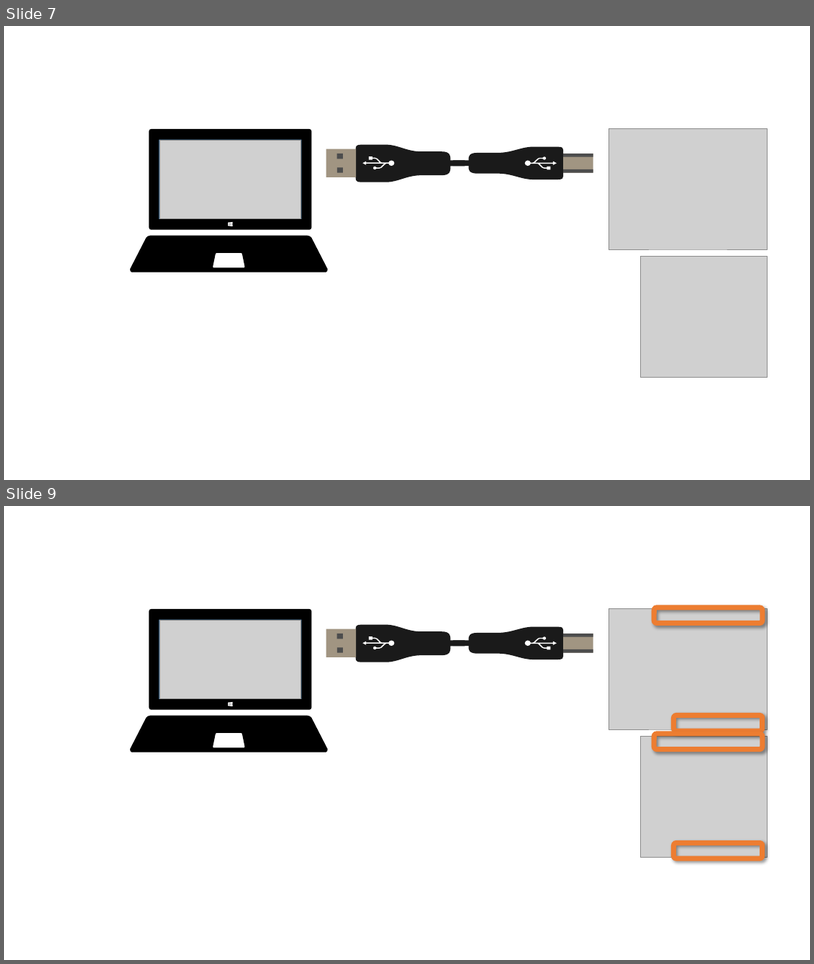
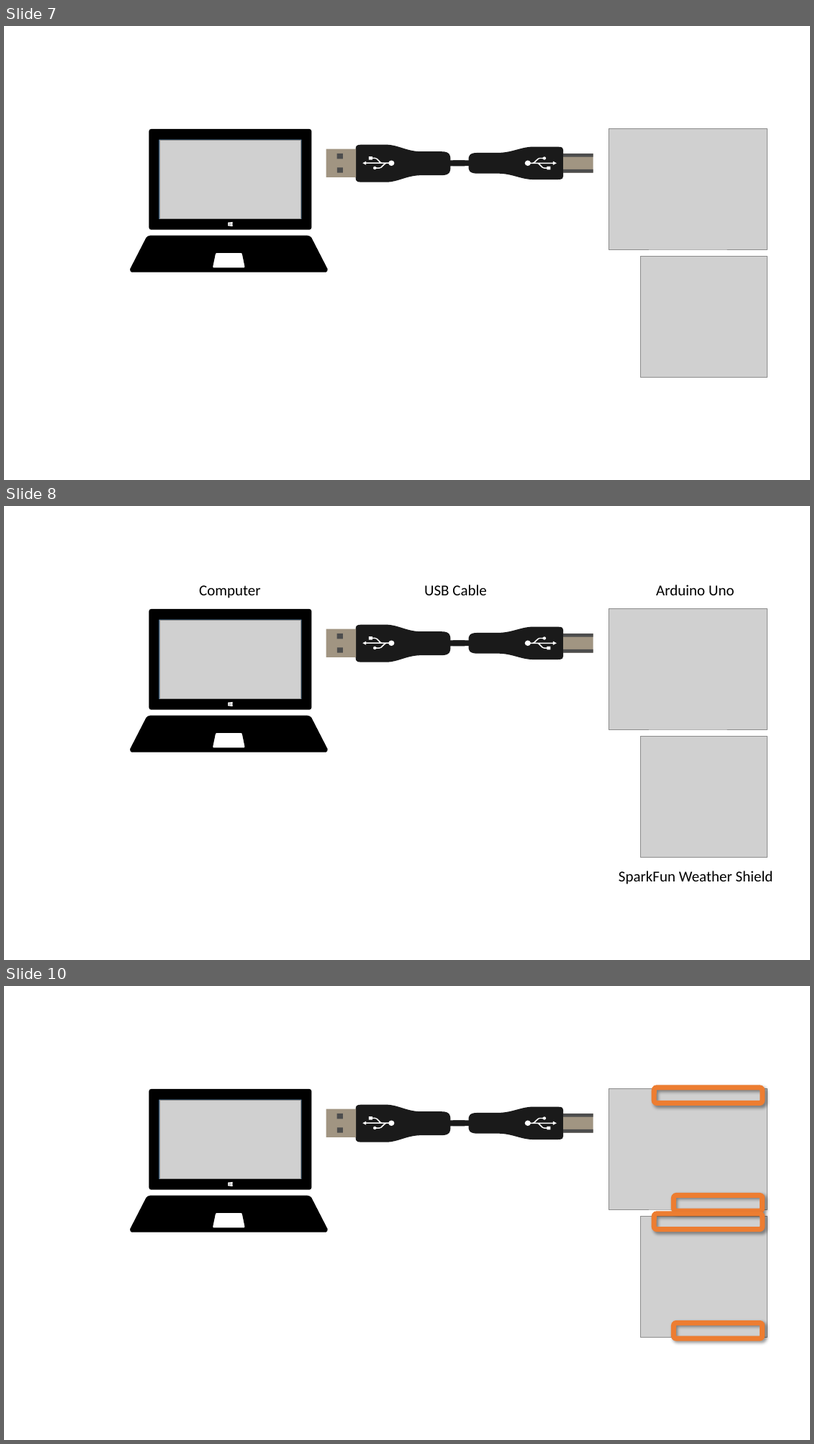
Before and after one commit to zebular13/connectthedots, a slide deck: HOLs/images/SolutionArchitecture/SolutionArchitecture.pptx. Shown one above the other, each under a label of ours: slides 7 and 9 before the commit, slides 7, 8 and 10 after it; the slides between them are not shown. The pictures are 814x964 and 814x1444 pixels, drawn with LibreOffice and Linux fonts; fonts in the diff are those of the drawing; grey boxes stand for pictures. Boxes give left, top, right and bottom in pixels: in the first picture for what was removed or moved away, otherwise in the second. Text is boxed around its words. In the diff, an @@ line names an element or a change of style, - is before the commit and + after.

Commit message:
Arduino Lab in Progress

```diff
--- a/HOLs/images/SolutionArchitecture/SolutionArchitecture.pptx
+++ b/HOLs/images/SolutionArchitecture/SolutionArchitecture.pptx
@@ slide 8 added at [4,506,810,960], background #FFFFFF @@
@@ text added at [199,585,261,598], 18 pt, text #000000 @@
+Computer
@@ text added at [424,584,487,595], 18 pt, text #000000 @@
+USB Cable
@@ text added at [656,584,735,595], 18 pt, text #000000 @@
+Arduino Uno
@@ freeform shape added at [130,609,328,752], fill #000000 @@
@@ picture added at [609,609,767,729] @@
@@ rectangle added at [157,618,304,701], fill #5B9BD5, outline #43739E 1 pt @@
@@ picture added at [160,620,301,698] @@
@@ group added at [327,625,593,662]: 6 freeform shapes, 6 rectangles @@
@@ picture added at [641,736,767,857] @@
@@ text added at [619,870,774,884], 18 pt, text #000000 @@
+SparkFun Weather Shield
@@ what was slide 9 is now slide 10 @@
```
Also in this commit, not shown: 1 other slide added, 1 slide removed, 11 other files.
